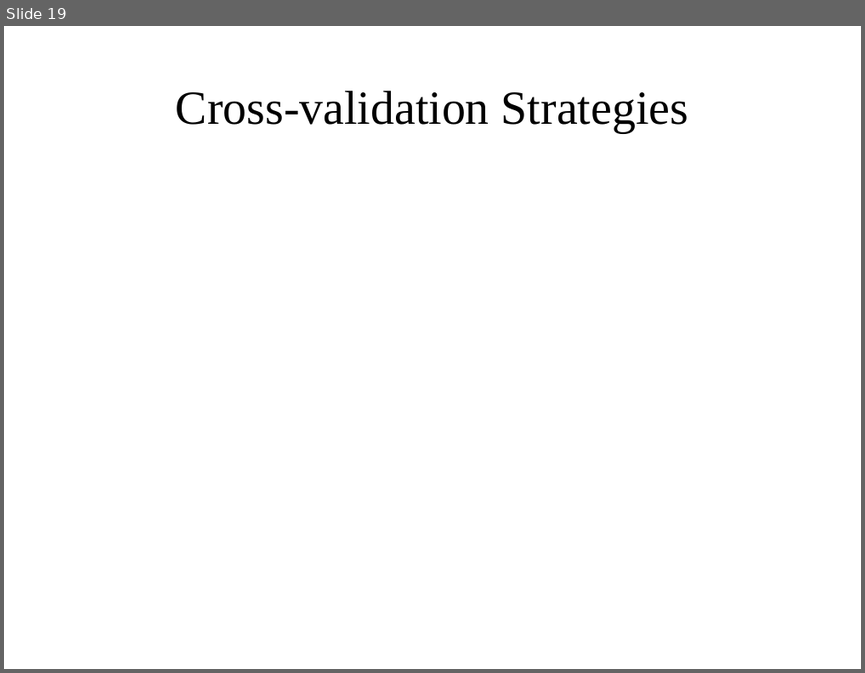
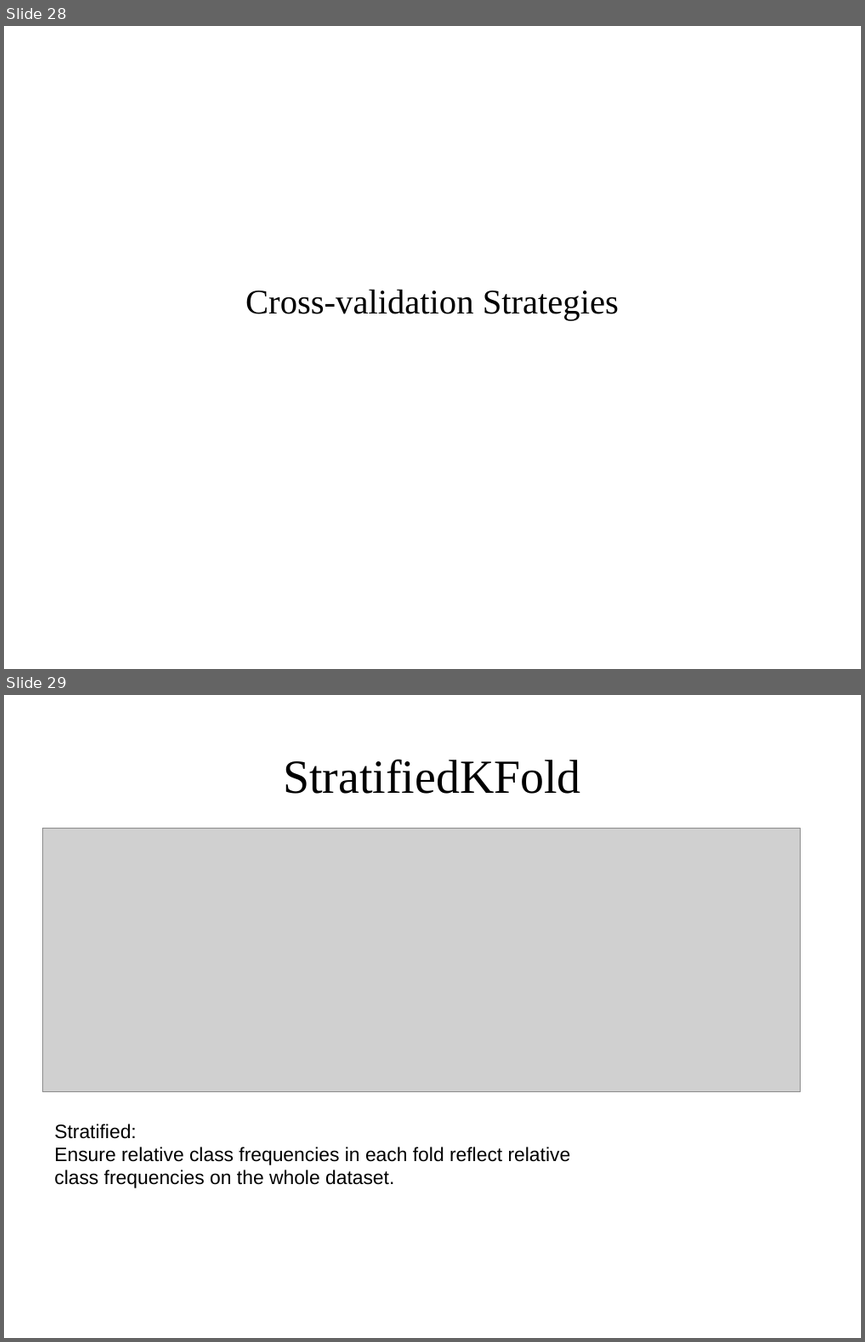
Before and after one commit to amueller/applied_ml_spring_2017, a slide deck: slides/aml-04-013017.odp. Shown one above the other, each under a label of ours: slide 19 before the commit, slides 28 and 29 after it. The pictures are 865x673 and 865x1342 pixels, drawn with LibreOffice and Linux fonts; fonts in the diff are those of the drawing; grey boxes stand for pictures. Boxes give left, top, right and bottom in pixels: in the first picture for what was removed or moved away, otherwise in the second. Text is boxed around its words. In the diff, an @@ line names an element or a change of style, - is before the commit and + after.

```diff
--- a/slides/aml-04-013017.odp
+++ b/slides/aml-04-013017.odp
@@ slide 29 added at <box>4,695,861,1338</box>, background #FFFFFF @@
@@ title added at <box>283,759,580,794</box>, 44 pt, text #000000 @@
+StratifiedKFold
@@ picture added at <box>43,828,800,1091</box> @@
@@ text added at <box>54,1123,571,1188</box>, 18 pt, text #000000 @@
+Stratified:
+Ensure relative class frequencies in each fold reflect relative class frequencies on the whole dataset.
@@ what was slide 19 is now slide 28 @@
@@ slide 28 changed as well @@
@@ subtitle "Cross-validation Strategies" at <box>245,289,619,321</box>: size 44 to 32 pt @@
```
Also in this commit, not shown: 7 other slides changed, 21 other slides added, 4 slides removed, 1 other file.
